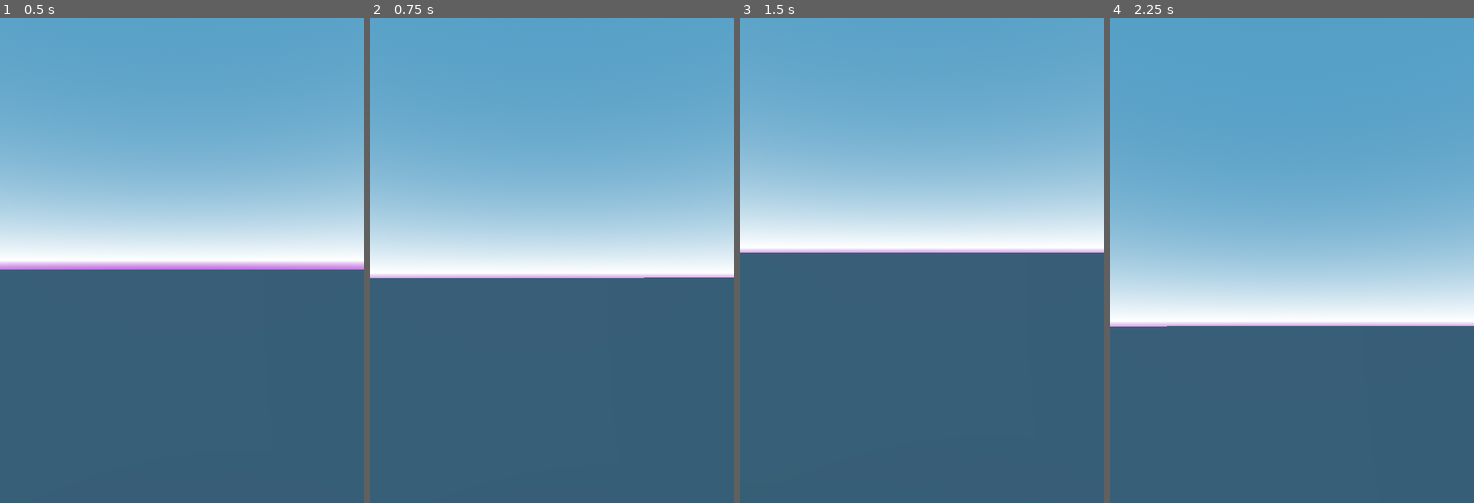
Above: before the commit, frames 1-4 (left to right).
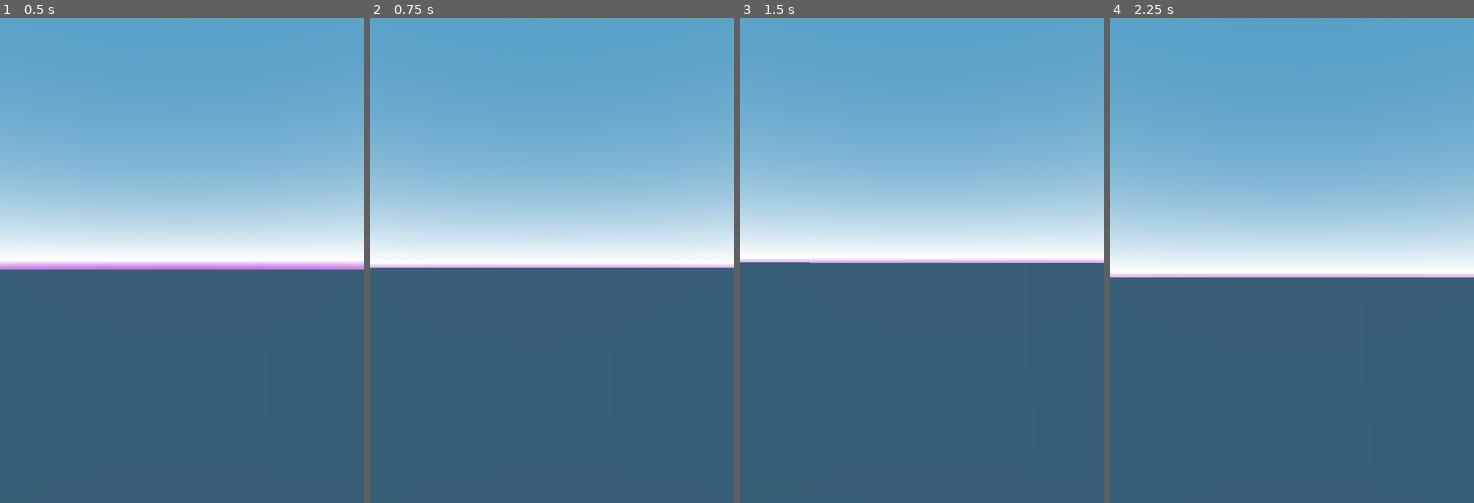
Above: after the commit, the same moments.

Repository: init-Sense/octant
Game: Godot game, scene res://scenes/octagon.tscn
The game is run twice, just before and just after one commit, with the same random seed, the same clock (stepped at 60 frames per second) and the same inputs.
Inputs (mouse positions are in pixels of both pictures, inside the frame that each line leads up to):
- Up to frame 1 (0.5 s): no input
- Up to frame 2 (0.75 s): tap Enter at 0.5 s; move the mouse to (570, 260) at 0.52 s; hold Q (debug_crouch_up) from 0.53 s (still down); click (570, 260) at 0.67 s
- Up to frame 3 (1.5 s): keep holding Q (debug_crouch_up); tap Space at 1.25 s; move the mouse to (903, 260) at 1.27 s; click (903, 260) at 1.42 s
- Up to frame 4 (2.25 s): keep holding Q (debug_crouch_up); tap Enter at 2 s; move the mouse to (1299, 250) at 2.02 s; click (1299, 250) at 2.17 s

Frame 1 is identical in both runs. In frame 2, 2.7% of the frame differs, in the area x 0-100%, y 50-54%; in frame 3, 2.7%; in frame 4, 31%, in the area x 0-100%, y 31-64%.

Commit message:
feature: added backward movement

Diff:
--- a/scripts/player/player_camera.gd
+++ b/scripts/player/player_camera.gd
@@ -3,7 +3,7 @@
 
 #region Variables
 @export var mouse_sensitivity_x : float = 0.1
-@export var mouse_sensitivity_y : float = 0.01
+@export var mouse_sensitivity_y : float = 0.002
 @export var invert_y : bool = false
 
 var rotation_x : float = 0
--- a/scripts/player/player_mouse_movement.gd
+++ b/scripts/player/player_mouse_movement.gd
@@ -1,13 +1,15 @@
 extends Node3D
 class_name PlayerMouseMovement3D
 
+
 #region Variables
 @export var speed : float = 3.0
-@export var jump_strength : float = 4.5
 @export var gravity : float = 9.8
+@export var damping : float = 0.9
 
 var velocity : Vector3 = Vector3.ZERO
-var is_moving : bool = false
+var is_moving_forward : bool = false
+var is_moving_backward : bool = false
 var crouch_speed_factor : float = 1.0
 #endregion
 
@@ -19,46 +21,47 @@
 
 
 #region Lifecycle
-func _ready():
+func _ready() -> void:
 	print("PlayerMovement3D ready. player_body: ", player_body, ", camera: ", camera)
 
 
-func _process(delta):
+func _process(delta) -> void:
 	handle_movement(delta)
 	apply_gravity(delta)
 	move_player()
 
 
-func _input(event):
+func _input(event) -> void:
 	if event is InputEventMouseButton:
 		if event.button_index == MOUSE_BUTTON_LEFT:
-			is_moving = event.pressed
+			is_moving_forward = event.pressed
+		if event.button_index == MOUSE_BUTTON_RIGHT:
+			is_moving_backward = event.pressed
 #endregion
 
+#region Movement
+func handle_movement(delta) -> void:
+	var input_direction = Vector3.ZERO
+	if is_moving_forward and not is_moving_backward:
+		input_direction = -camera.global_transform.basis.z.normalized()
+	elif is_moving_backward and not is_moving_forward:
+		input_direction = camera.global_transform.basis.z.normalized()
 
-#region Movement
-func handle_movement(delta):
-	var input_dir = Vector3.ZERO
-	if is_moving:
-		var camera_transform = camera.global_transform
+	var target_velocity = input_direction * speed * crouch_speed_factor
 
-		var forward = -camera_transform.basis.z
-		var right = camera_transform.basis.x
+	if input_direction != Vector3.ZERO:
+		velocity.x = target_velocity.x
+		velocity.z = target_velocity.z
+	else:
+		velocity.x *= damping
+		velocity.z *= damping
 
-		forward = Vector3(forward.x, 0, forward.z).normalized()
-		right = Vector3(right.x, 0, right.z).normalized()
-
-		input_dir = forward
-
-	var target_velocity = input_dir * speed * crouch_speed_factor
-	velocity.x = move_toward(velocity.x, target_velocity.x, speed * delta)
-	velocity.z = move_toward(velocity.z, target_velocity.z, speed * delta)
+	print("Velocity: ", velocity)
 
 
-func move_player():
+func move_player() -> void:
 	player_body.velocity = velocity
 	player_body.move_and_slide()
-
 	velocity = player_body.velocity
 
 
@@ -66,13 +69,13 @@
 	return velocity
 
 
-func adjust_speed_for_crouch(crouch_factor: float):
+func adjust_speed_for_crouch(crouch_factor: float) -> void:
 	crouch_speed_factor = max(crouch_factor, 0.5)
 #endregion
 
 
 #region Gravity
-func apply_gravity(delta):
+func apply_gravity(delta) -> void:
 	if not player_body.is_on_floor():
 		velocity.y -= gravity * delta
 	else:
